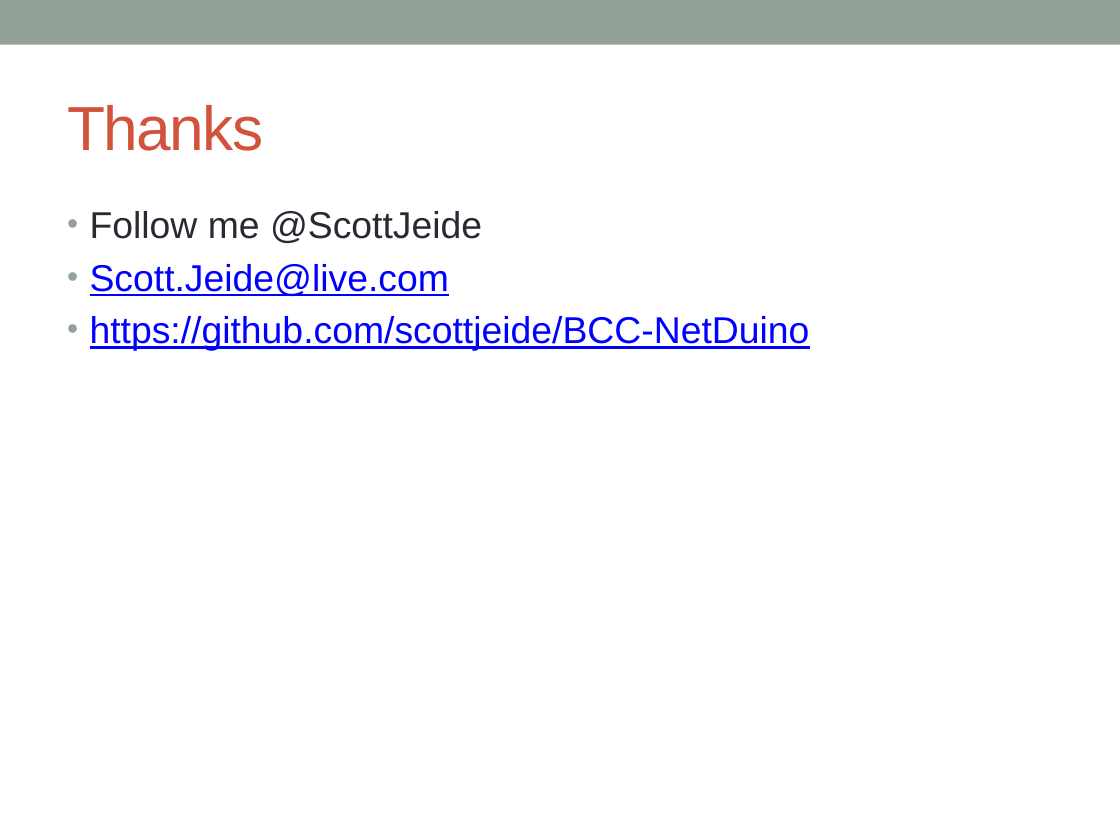
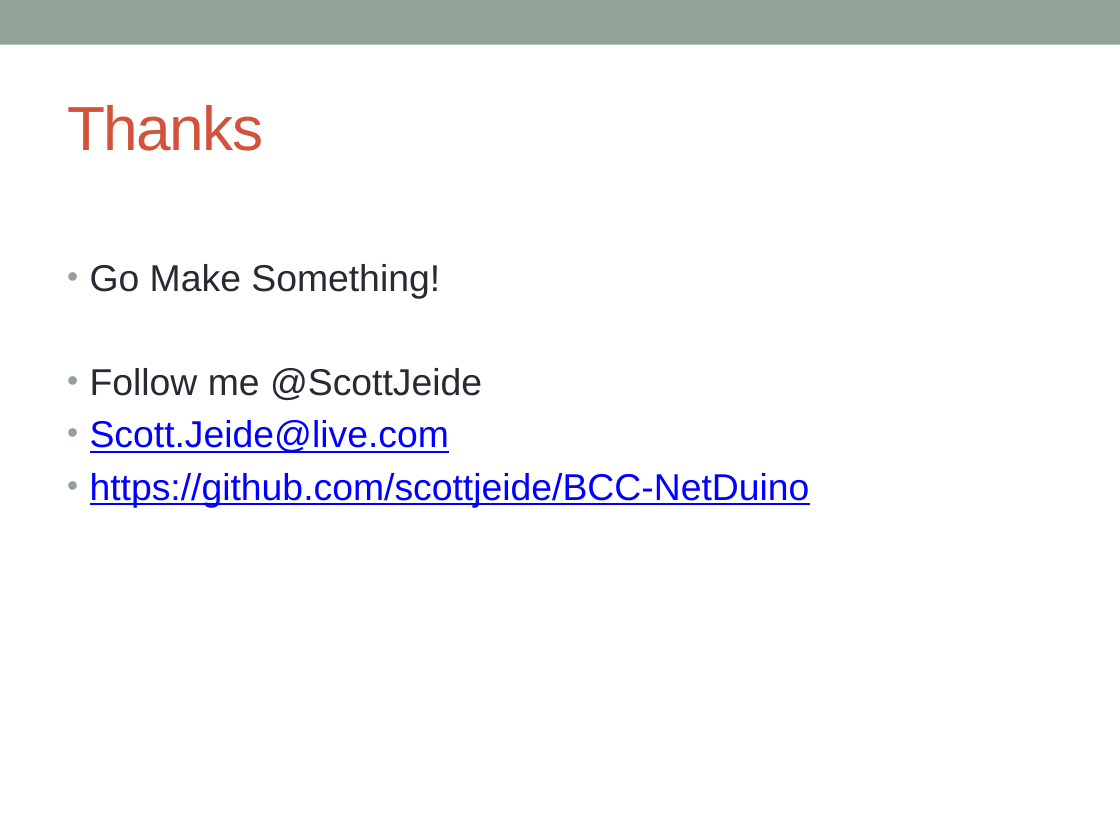
Before and after one commit to Milstein/BCC-NetDuino, a slide deck: slide 10 of netduino codecamp.pptx. Drawn at 1120x840 pixels with LibreOffice and Linux fonts; fonts in the diff are those of the drawing. Boxes give left, top, right and bottom in pixels: in the first picture for what was removed or moved away, otherwise in the second. Text is boxed around its words. In the diff, an @@ line names an element or a change of style, - is before the commit and + after.

```diff
--- a/netduino codecamp.pptx
+++ b/netduino codecamp.pptx
@@ text at [90,264,440,298]: paragraph added @@
+• Go Make Something!
```
Also in this commit, not shown: 1 other file.
